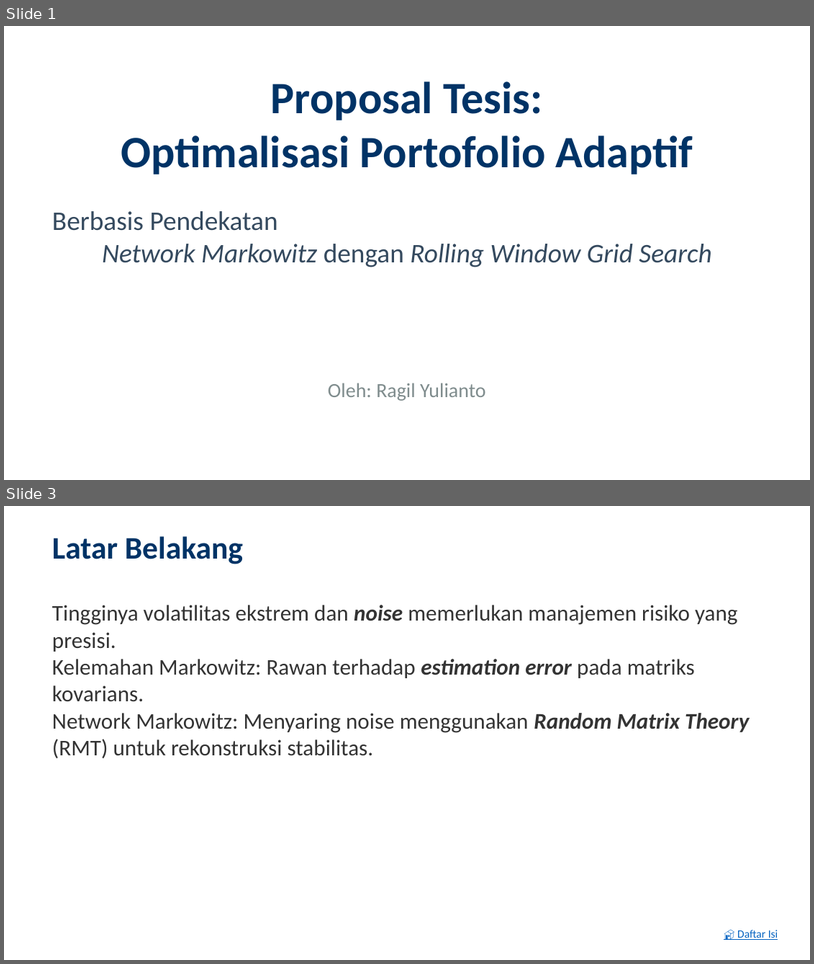
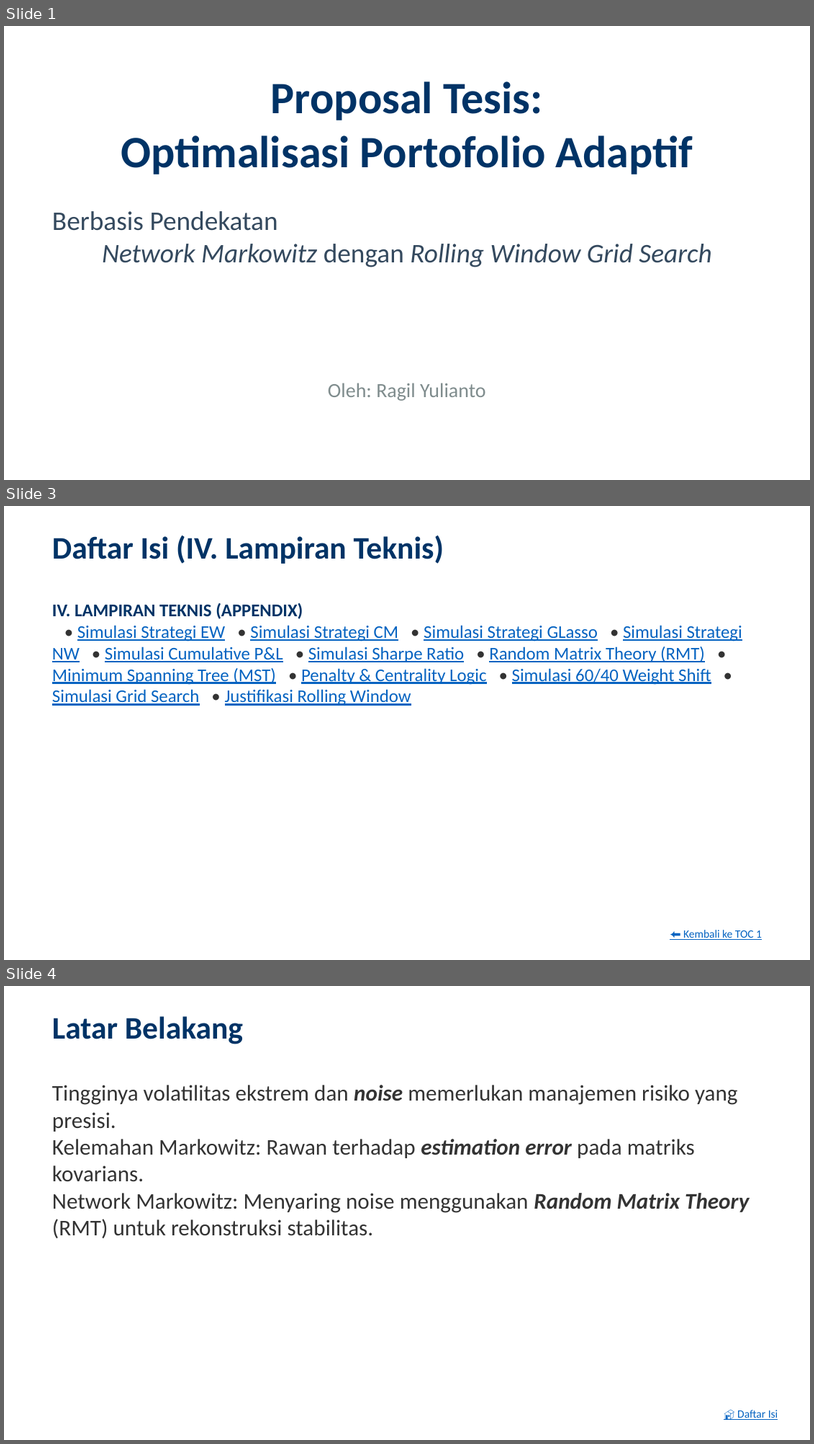
Before and after one commit to ragilrojo/RepoThesis, a slide deck: Presentasi_Proposal_Update.pptx. Shown one above the other, each under a label of ours: slides 1 and 3 before the commit, slides 1, 3 and 4 after it; the slides between them are not shown. The pictures are 814x964 and 814x1444 pixels, drawn with LibreOffice and Linux fonts; fonts in the diff are those of the drawing. Boxes give left, top, right and bottom in pixels: in the first picture for what was removed or moved away, otherwise in the second. Text is boxed around its words. In the diff, an @@ line names an element or a change of style, - is before the commit and + after.

```diff
--- a/Presentasi_Proposal_Update.pptx
+++ b/Presentasi_Proposal_Update.pptx
@@ slide 3 added at <box>4,506,810,960</box>, background #FFFFFF @@
@@ text added at <box>52,536,444,564</box>, 28 pt, text #003366, bold @@
+Daftar Isi (IV. Lampiran Teknis)
@@ text added at <box>52,602,743,705</box>, 16 pt, text #0563C1, underline @@
+IV. LAMPIRAN TEKNIS (APPENDIX)
+• Simulasi Strategi EW • Simulasi Strategi CM • Simulasi Strategi GLasso • Simulasi Strategi NW • Simulasi Cumulative P&L • Simulasi Sharpe Ratio • Random Matrix Theory (RMT) • Minimum Spanning Tree (MST) • Penalty & Centrality Logic • Simulasi 60/40 Weight Shift • Simulasi Grid Search • Justifikasi Rolling Window
@@ text added at <box>684,929,762,939</box>, 10 pt, text #0563C1, underline @@
+⬅ Kembali ke TOC 1
@@ what was slide 3 is now slide 4 @@
```
Also in this commit, not shown: 1 slide changed, 1 other file.
